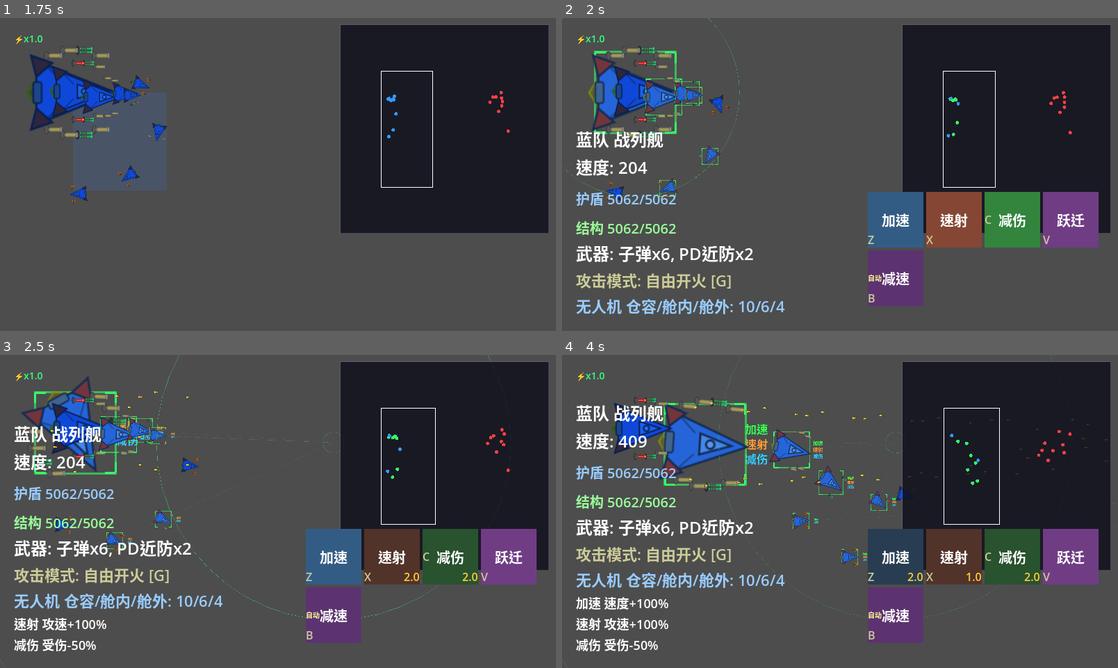
Above: before the commit, frames 1-4 (two rows, left to right).
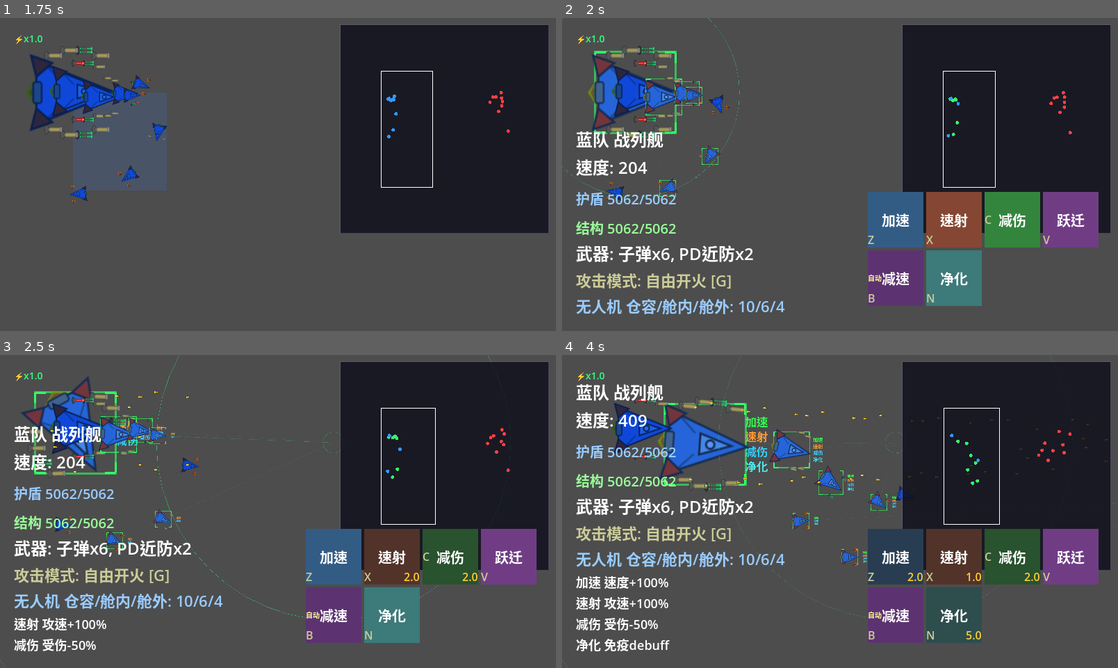
Above: after the commit, the same moments.

Repository: ZhanXuzhao/SpaceRTS
Game: Godot game, scene res://scenes/main.tscn
The game is run twice, just before and just after one commit, with the same random seed, the same clock (stepped at 60 frames per second) and the same inputs.
Inputs (mouse positions are in pixels of both pictures, inside the frame that each line leads up to):
- Up to frame 1 (1.75 s): tap Enter at 0.5 s; move the mouse to (400, 158) at 0.52 s; hold W 0.53-1.25 s; tap N at 0.6 s; click (400, 158) at 0.67 s; tap Z at 0.8 s; drag from (166, 190) to (72, 93) at 1.27 s
- Up to frame 2 (2 s): no input
- Up to frame 3 (2.5 s): move the mouse to (333, 442) at 2.02 s; hold W from 2.03 s (still down); tap X at 2.1 s; click (333, 442) at 2.17 s; tap C at 2.3 s
- Up to frame 4 (4 s): release W at 2.75 s; drag from (812, 574) to (645, 426) at 2.77 s; move the mouse to (1006, 558) at 3.52 s; hold A from 3.53 s (still down); tap N at 3.6 s; click (1006, 558) at 3.67 s; tap Z at 3.8 s

Frame 1 is identical in both runs. In frame 2, 1.8% of the frame differs, in the area x 65-76%, y 74-92%; in frame 3, 1.8%; in frame 4, 9.9%, in the area x 2-76%, y 9-95%.

Commit message:
新增净化技能（N键）：清除所有debuff + 5秒免疫，CD 5秒

Diff:
--- a/scenes/main.tscn
+++ b/scenes/main.tscn
@@ -290,3 +290,38 @@
 size_flags_vertical = 8
 theme_override_colors/font_color = Color(1, 0.8, 0.2, 1)
 theme_override_font_sizes/font_size = 16
+
+[node name="SkillBtn5" type="MarginContainer" parent="HudLayer/Hud/SkillPanel"]
+custom_minimum_size = Vector2(80, 80)
+layout_mode = 2
+
+[node name="Bg" type="ColorRect" parent="HudLayer/Hud/SkillPanel/SkillBtn5"]
+layout_mode = 2
+color = Color(0.3, 0.9, 0.9, 1)
+
+[node name="Border" type="ColorRect" parent="HudLayer/Hud/SkillPanel/SkillBtn5"]
+layout_mode = 2
+mouse_filter = 2
+color = Color(0.2, 0.2, 0.2, 0.6)
+
+[node name="Name" type="Label" parent="HudLayer/Hud/SkillPanel/SkillBtn5"]
+layout_mode = 2
+theme_override_font_sizes/font_size = 20
+text = "净化"
+horizontal_alignment = 1
+vertical_alignment = 1
+
+[node name="Key" type="Label" parent="HudLayer/Hud/SkillPanel/SkillBtn5"]
+layout_mode = 2
+size_flags_vertical = 8
+theme_override_colors/font_color = Color(0.8, 0.8, 0.6, 1)
+theme_override_font_sizes/font_size = 16
+text = "N"
+
+[node name="CD" type="Label" parent="HudLayer/Hud/SkillPanel/SkillBtn5"]
+visible = false
+layout_mode = 2
+size_flags_horizontal = 8
+size_flags_vertical = 8
+theme_override_colors/font_color = Color(1, 0.8, 0.2, 1)
+theme_override_font_sizes/font_size = 16
--- a/scripts/hud.gd
+++ b/scripts/hud.gd
@@ -22,13 +22,14 @@
 var _message_label: Label = null
 var _buff_label: Label = null
 
-const SKILL_NAMES := ["加速", "速射", "减伤", "跃迁", "减速"]
+const SKILL_NAMES := ["加速", "速射", "减伤", "跃迁", "减速", "净化"]
 const SKILL_COLORS := [
 	Color(0.2, 0.6, 1.0),
 	Color(1.0, 0.4, 0.2),
 	Color(0.2, 1.0, 0.3),
 	Color(0.8, 0.3, 1.0),
 	Color(0.6, 0.2, 0.8),
+	Color(0.3, 0.9, 0.9),
 ]
 
 const BAR_W := 240.0
@@ -59,7 +60,7 @@
 	_buff_label.add_theme_font_size_override("font_size", 18)
 	_info_panel.add_child(_buff_label)
 	_info_panel.move_child(_buff_label, _info_panel.get_child_count() - 1)
-	for i in 5:
+	for i in 6:
 		var btn = get_node("SkillPanel/SkillBtn" + str(i))
 		_skill_buttons.append(btn)
 		# 添加 "自动" 标签
@@ -140,7 +141,7 @@
 	for btn in _skill_buttons:
 		btn.visible = false
 
-	for i in 5:
+	for i in 6:
 		var btn = _skill_buttons[i]
 		btn.visible = true
 
@@ -190,7 +191,7 @@
 		return
 
 	# 检测技能按钮点击
-	for i in 5:
+	for i in 6:
 		var btn = _skill_buttons[i]
 		if not btn.visible:
 			continue
@@ -231,7 +232,12 @@
 				# 减速：进入施法选择模式
 				main.enter_skill_targeting_mode(4, main._selected_units)
 				return
-		return
+		elif i == 5:
+			# 净化：直接释放
+			for u in main._selected_units:
+				if is_instance_valid(u) and u.hull > 0:
+					u.activate_skill(i)
+			return
 
 
 func _hide_all() -> void:
--- a/scripts/main.gd
+++ b/scripts/main.gd
@@ -346,6 +346,11 @@
 		elif event.keycode == KEY_B and not event.echo:
 			if _selected_units.size() > 0:
 				enter_skill_targeting_mode(4, _selected_units)
+		# ---- N：净化（清除所有 debuff + 5秒免疫） ----
+		elif event.keycode == KEY_N and not event.echo:
+			for u in _selected_units:
+				if is_instance_valid(u) and u.hull > 0:
+					u.activate_skill(5)
 
 		# ---- -/=：游戏速度减半/加倍 ----
 		elif event.keycode == KEY_MINUS and not event.echo:
--- a/scripts/unit.gd
+++ b/scripts/unit.gd
@@ -27,9 +27,9 @@
 var control_group: int = -1
 
 # ----- 技能系统 -----
-var _skill_cooldowns: Array[float] = [0.0, 0.0, 0.0, 0.0, 0.0]  # 加速/攻速/减伤/跃迁/减速
+var _skill_cooldowns: Array[float] = [0.0, 0.0, 0.0, 0.0, 0.0, 0.0]  # 加速/攻速/减伤/跃迁/减速/净化
 ## 技能自动释放标记（默认仅减速自动）
-var _skill_auto: Array[bool] = [false, false, false, false, true] :
+var _skill_auto: Array[bool] = [false, false, false, false, true, false] :
 	set = _set_skill_auto
 var _speed_mult: float = 1.0
 var _attack_speed_mult: float = 1.0
@@ -37,7 +37,9 @@
 var _slow_mult: float = 1.0
 ## 来自敌方减速 debuff（支持叠加）
 var _slow_debuffs: Array[Dictionary] = []  # 每项: {"factor": float, "timer": float}
-var _skill_timers: Array[float] = [0.0, 0.0, 0.0, 0.0, 0.0]
+var _skill_timers: Array[float] = [0.0, 0.0, 0.0, 0.0, 0.0, 0.0]
+## 净化免疫倒计时
+var _debuff_immunity_timer: float = 0.0
 const SKILL_CD: float = 2.0
 const SKILL_DURATION: float = 10.0
 const SKILL_SLOW_RANGE: float = 1000.0
@@ -225,12 +227,12 @@
 	var cd_rate = delta * _attack_speed_mult
 	for i in range(slot_count):
 		_slot_cooldowns[i] = max(0.0, _slot_cooldowns[i] - cd_rate)
-	for i in range(5):
+	for i in range(6):
 		_skill_cooldowns[i] = max(0.0, _skill_cooldowns[i] - delta)
 
 
 func _update_skill_timers(delta: float) -> void:
-	for i in range(5):
+	for i in range(6):
 		if _skill_timers[i] > 0:
 			_skill_timers[i] -= delta
 			if _skill_timers[i] <= 0:
@@ -248,6 +250,9 @@
 			_slow_debuffs.remove_at(i)
 		else:
 			i += 1
+	# 净化免疫倒计时
+	if _debuff_immunity_timer > 0:
+		_debuff_immunity_timer -= delta
 
 
 func _update_shield(delta: float) -> void:
@@ -423,8 +428,13 @@
 		4:
 			# 减速：自动或手动释放，用 apply_slow_to_target
 			pass
-
-	_skill_cooldowns[index] = SKILL_CD
+		5:
+			# 净化：清除所有 debuff，获得免疫
+			_slow_debuffs.clear()
+			_slow_mult = 1.0
+			_debuff_immunity_timer = 5.0
+
+	_skill_cooldowns[index] = SKILL_CD if index != 5 else 5.0
 
 
 ## 跃迁：向目标位置瞬移，最多 max_dist 像素
@@ -452,8 +462,10 @@
 	_skill_cooldowns[4] = 5.0
 
 
-## 被施加减速 debuff（叠加：每次新加一层）
+## 被施加减速 debuff（叠加：每次新加一层，免疫期间忽略）
 func take_slow_debuff(factor: float, duration: float) -> void:
+	if _debuff_immunity_timer > 0:
+		return
 	_slow_debuffs.append({"factor": factor, "timer": duration})
 
 
@@ -476,6 +488,8 @@
 		result.append({"name": "速射", "desc": "攻速+100%", "color": Color(1.0, 0.6, 0.2)})
 	if _skill_timers[2] > 0:
 		result.append({"name": "减伤", "desc": "受伤-50%", "color": Color(0.2, 0.8, 1.0)})
+	if _debuff_immunity_timer > 0:
+		result.append({"name": "净化", "desc": "免疫debuff", "color": Color(0.3, 0.9, 0.9)})
 	if _slow_debuffs.size() > 0:
 		var count = _slow_debuffs.size()
 		var slow_pct = int((1.0 - get_slow_mult()) * 100.0)
